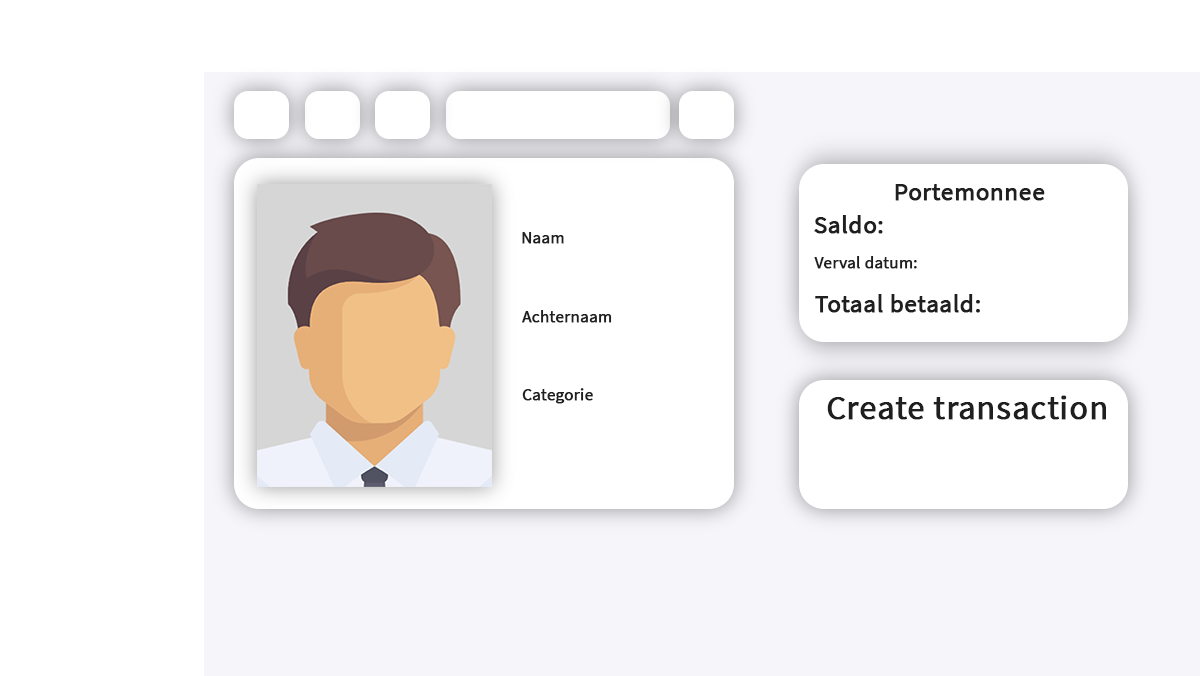
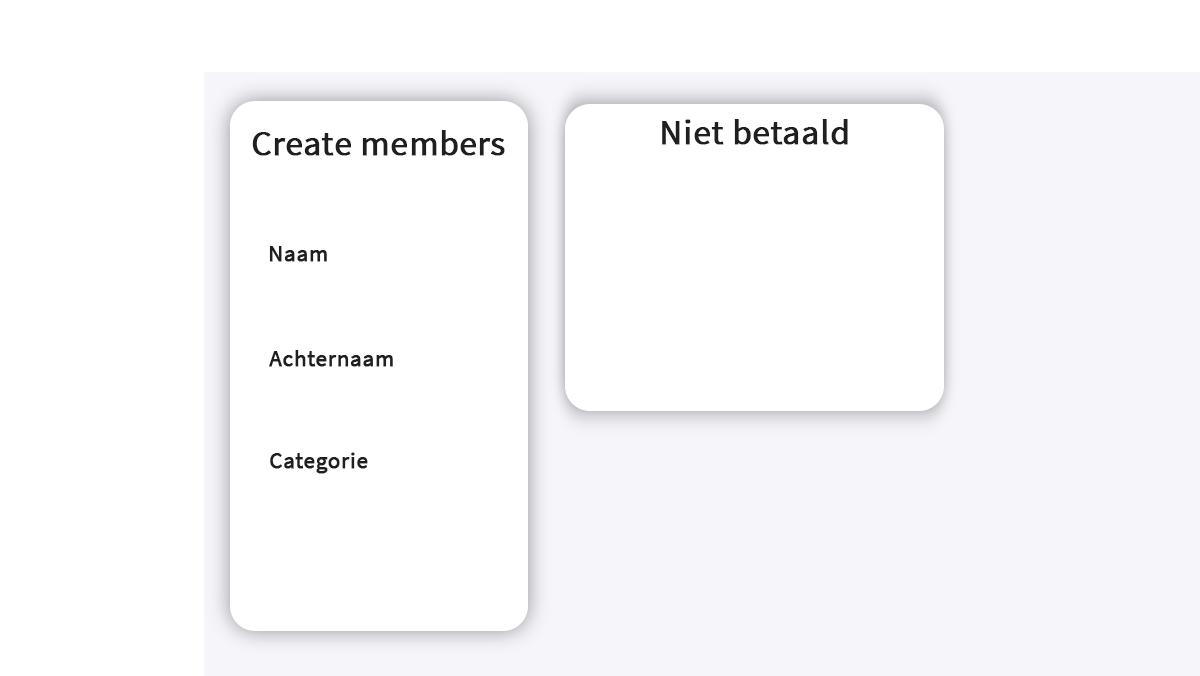
Layer changes from the first w=1200, h=676 image to the second:
added layer "Niet betaald" above "Rechthoek 9 kopiëren" over (x1=662, y1=119, x2=848, y2=145)
added layer "Rechthoek 9 kopiëren" above "Rechthoek 9" over (x1=565, y1=104, x2=944, y2=411)
added layer "Rechthoek 9" (40%) above "Verval datum:" over (x1=547, y1=74, x2=961, y2=440)
hid "Verval datum:" over (x1=211, y1=72, x2=1147, y2=650)
showed group "Dashboard" (22 layers) over (x1=211, y1=72, x2=834, y2=650)
added layer "Rechthoek 8" in group "components" over (x1=211, y1=72, x2=1147, y2=650)
